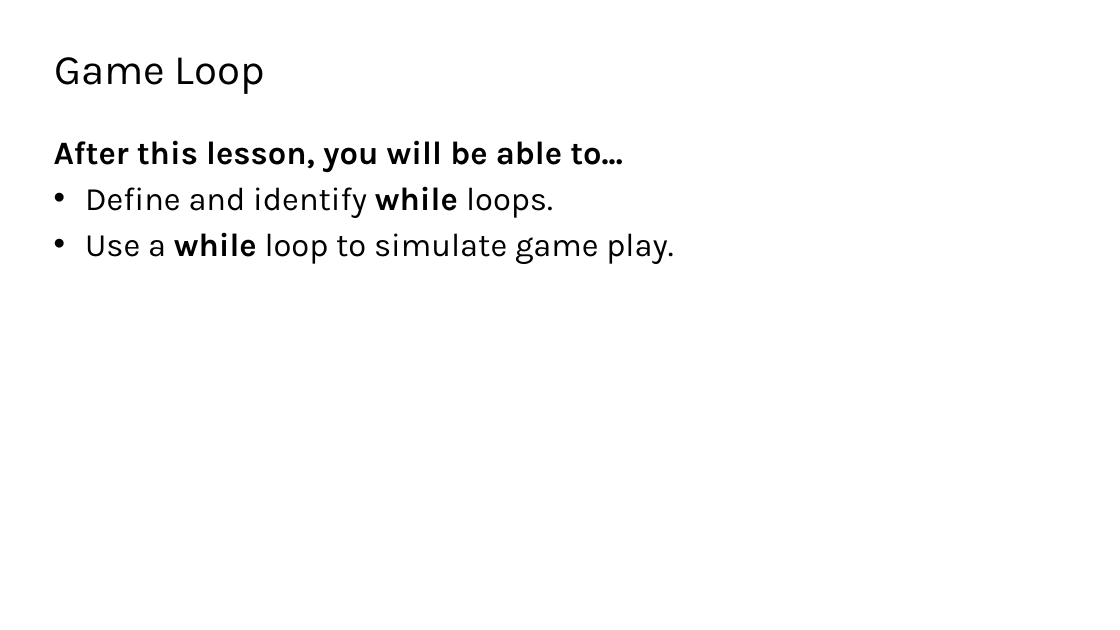
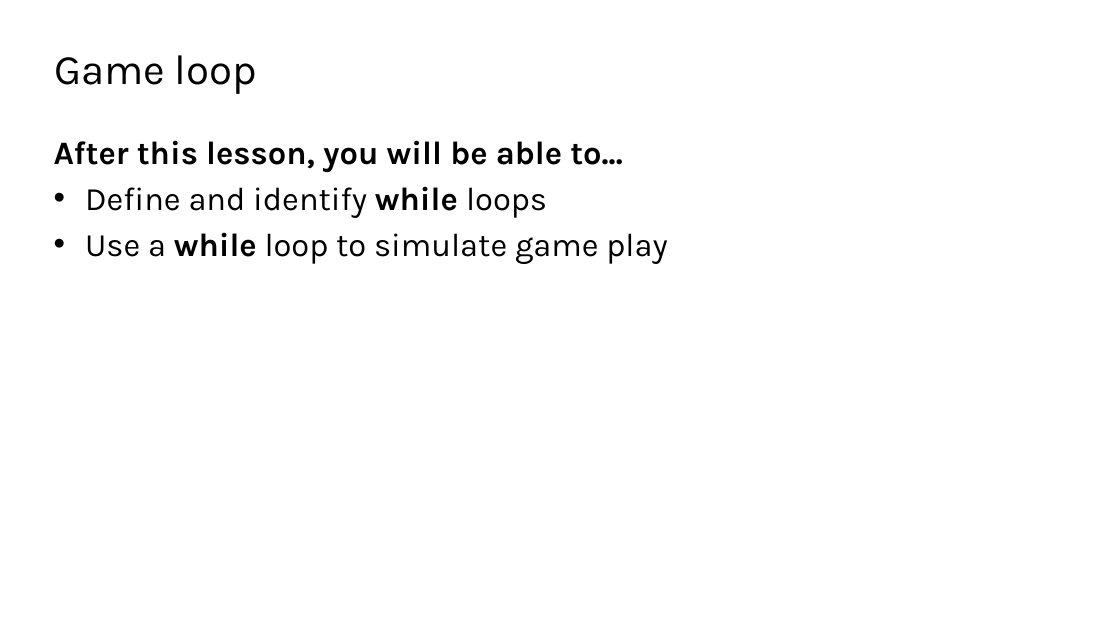
Before and after one commit to TEALSK12/2nd-semester-introduction-to-computer-science, a slide deck: slide 2 of units/2_unit/slidedecks/Intro Python 2.06 TEALS.pptx. Drawn at 1120x630 pixels with LibreOffice and Linux fonts; fonts in the diff are those of the drawing; background and template pictures are left out. Boxes give left, top, right and bottom in pixels: in the first picture for what was removed or moved away, otherwise in the second. Text is boxed around its words. In the diff, an @@ line names an element or a change of style, - is before the commit and + after.

```diff
--- a/units/2_unit/slidedecks/Intro Python 2.06 TEALS.pptx
+++ b/units/2_unit/slidedecks/Intro Python 2.06 TEALS.pptx
@@ title at (54, 55, 257, 94): text changed @@
-Game Loop
+Game loop
@@ text at (85, 186, 667, 264): text changed @@
-• Define and identify while loops.
-• Use a while loop to simulate game play.
+• Define and identify while loops
+• Use a while loop to simulate game play
```
Also in this commit, not shown: 9 other slides changed.
